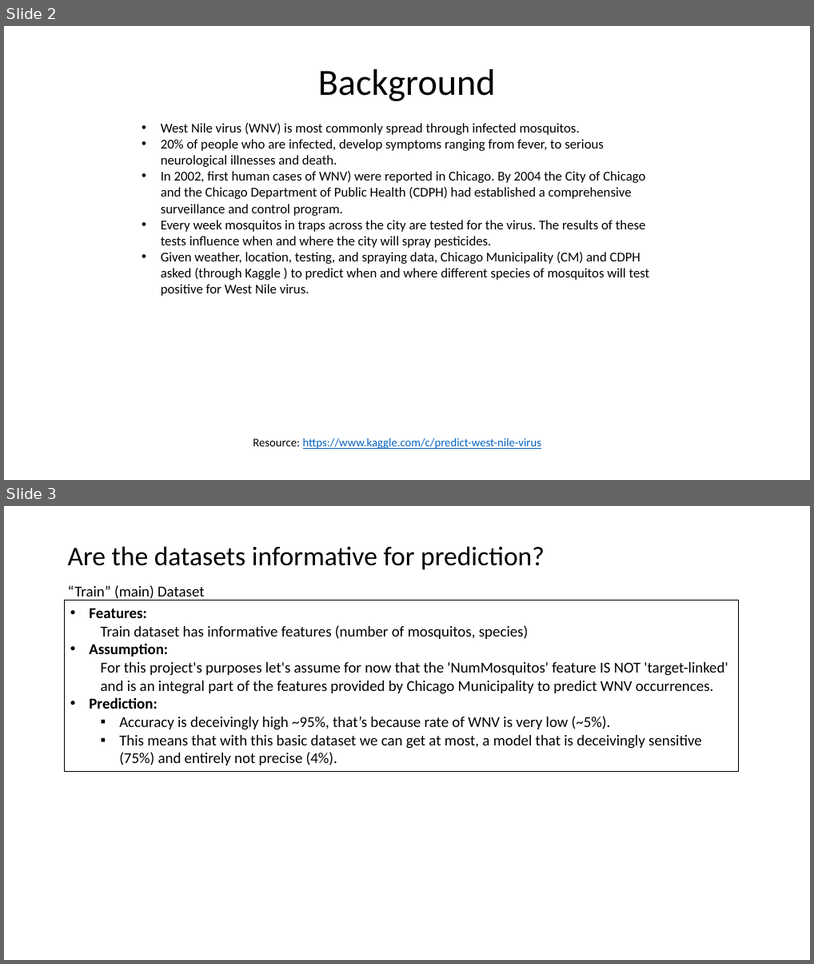
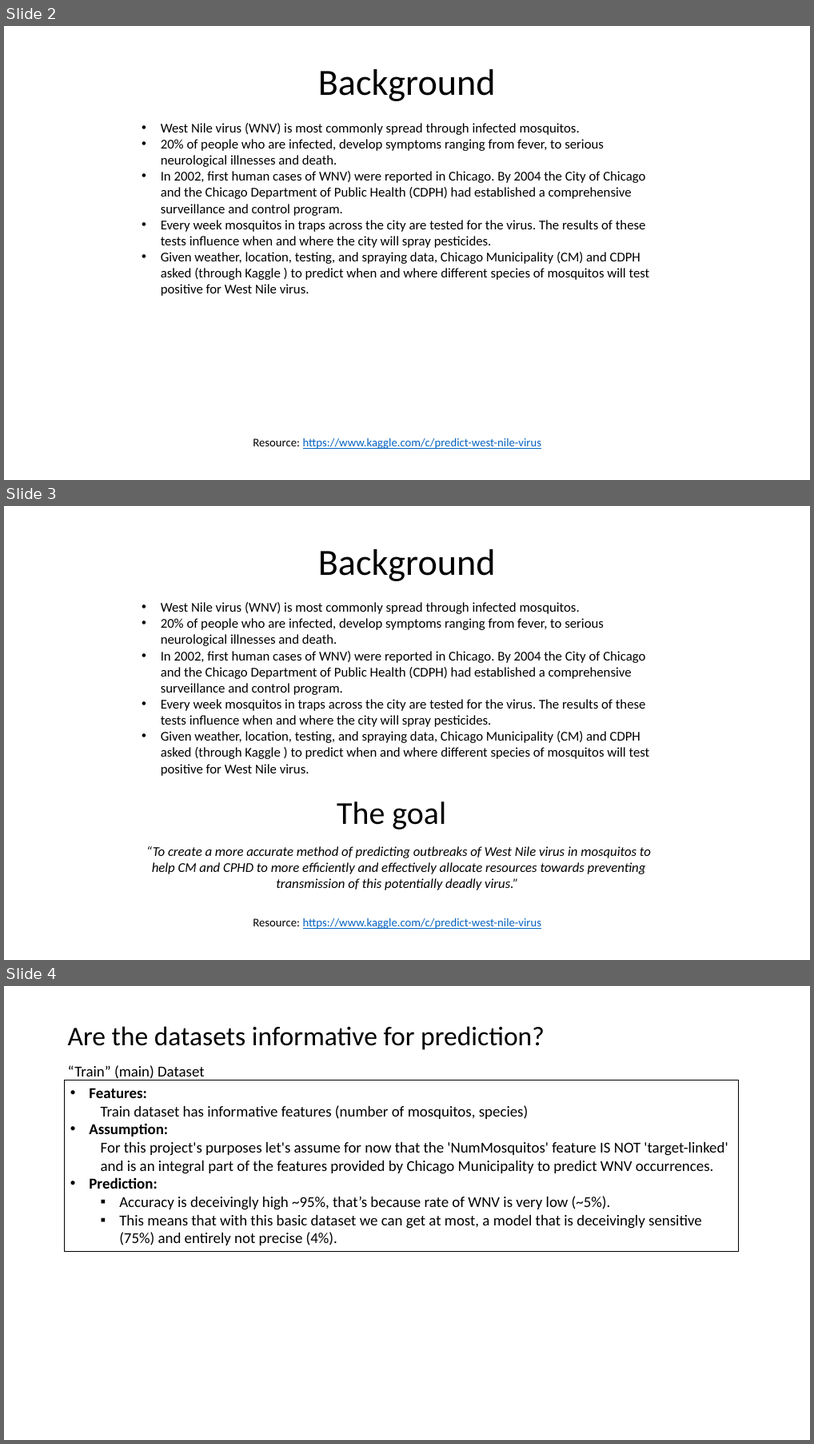
Before and after one commit to Erolino/WestNileVirus_Detection, a slide deck: WNV_Detection_Biz_Deck.pptx. Shown one above the other, each under a label of ours: slides 2 and 3 before the commit, slides 2, 3 and 4 after it. The pictures are 814x964 and 814x1444 pixels, drawn with LibreOffice and Linux fonts; fonts in the diff are those of the drawing. Boxes give left, top, right and bottom in pixels: in the first picture for what was removed or moved away, otherwise in the second. Text is boxed around its words. In the diff, an @@ line names an element or a change of style, - is before the commit and + after.

```diff
--- a/WNV_Detection_Biz_Deck.pptx
+++ b/WNV_Detection_Biz_Deck.pptx
@@ slide 3 added at <box>4,506,810,960</box>, background #FFFFFF @@
@@ title added at <box>318,549,496,581</box>, 44 pt, text #000000 @@
+Background
@@ text added at <box>146,602,651,890</box>, 16 pt, text #000000 @@
+• West Nile virus (WNV) is most commonly spread through infected mosquitos.
+• 20% of people who are infected, develop symptoms ranging from fever, to serious neurological illnesses and death.
+• In 2002, first human cases of WNV) were reported in Chicago. By 2004 the City of Chicago and the Chicago Department of Public Health (CDPH) had established a comprehensive surveillance and control program.
+• Every week mosquitos in traps across the city are tested for the virus. The results of these tests influence when and where the city will spray pesticides.
+• Given weather, location, testing, and spraying data, Chicago Municipality (CM) and CDPH asked (through Kaggle ) to predict when and where different species of mosquitos will test positive for West Nile virus.
+The goal
+“To create a more accurate method of predicting outbreaks of West Nile virus in mosquitos to help CM and CPHD to more efficiently and effectively allocate resources towards preventing transmission of this potentially deadly virus.”
@@ text added at <box>253,917,542,928</box>, 14 pt, text #0563C1, underline @@
+Resource: https://www.kaggle.com/c/predict-west-nile-virus
@@ what was slide 3 is now slide 4 @@
```
Also in this commit, not shown: 1 slide changed, 3 other files.
